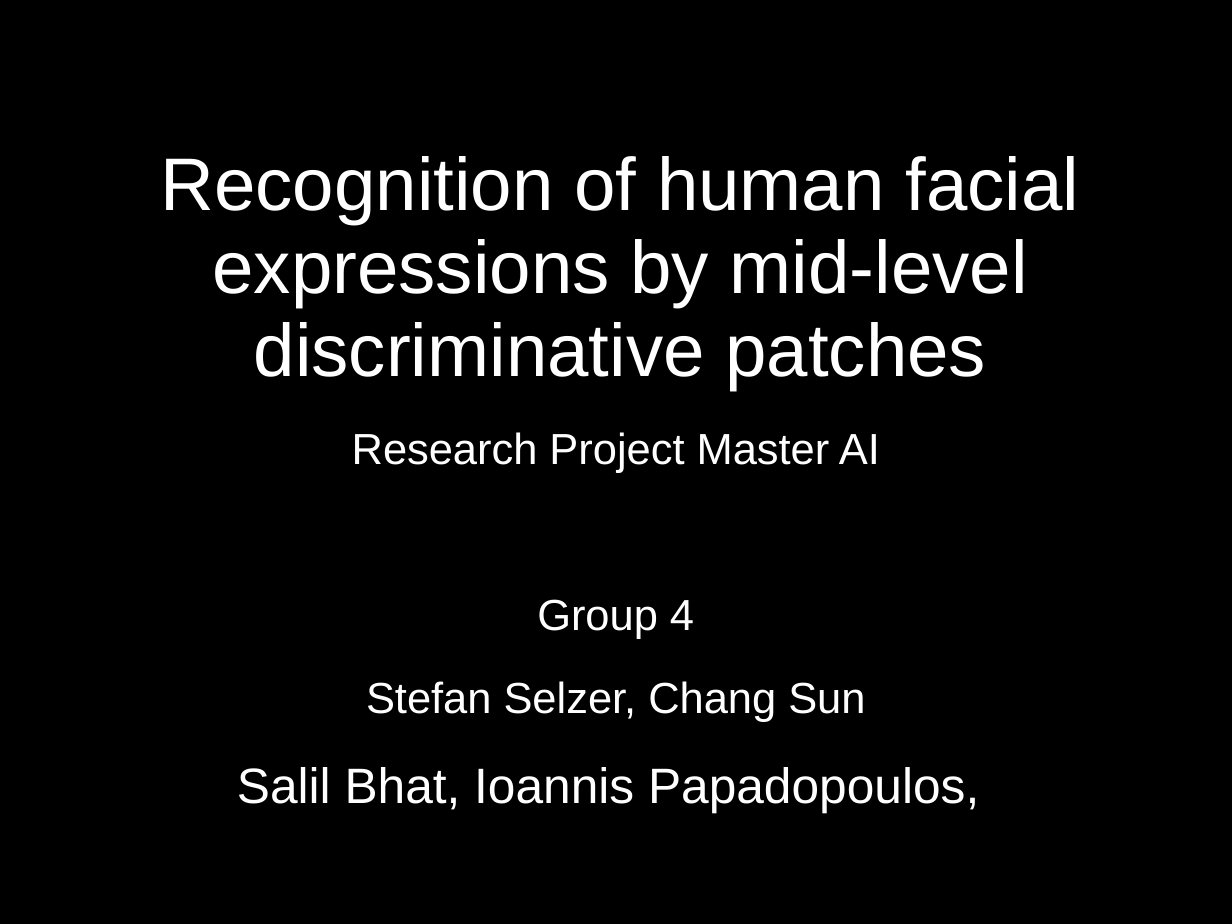
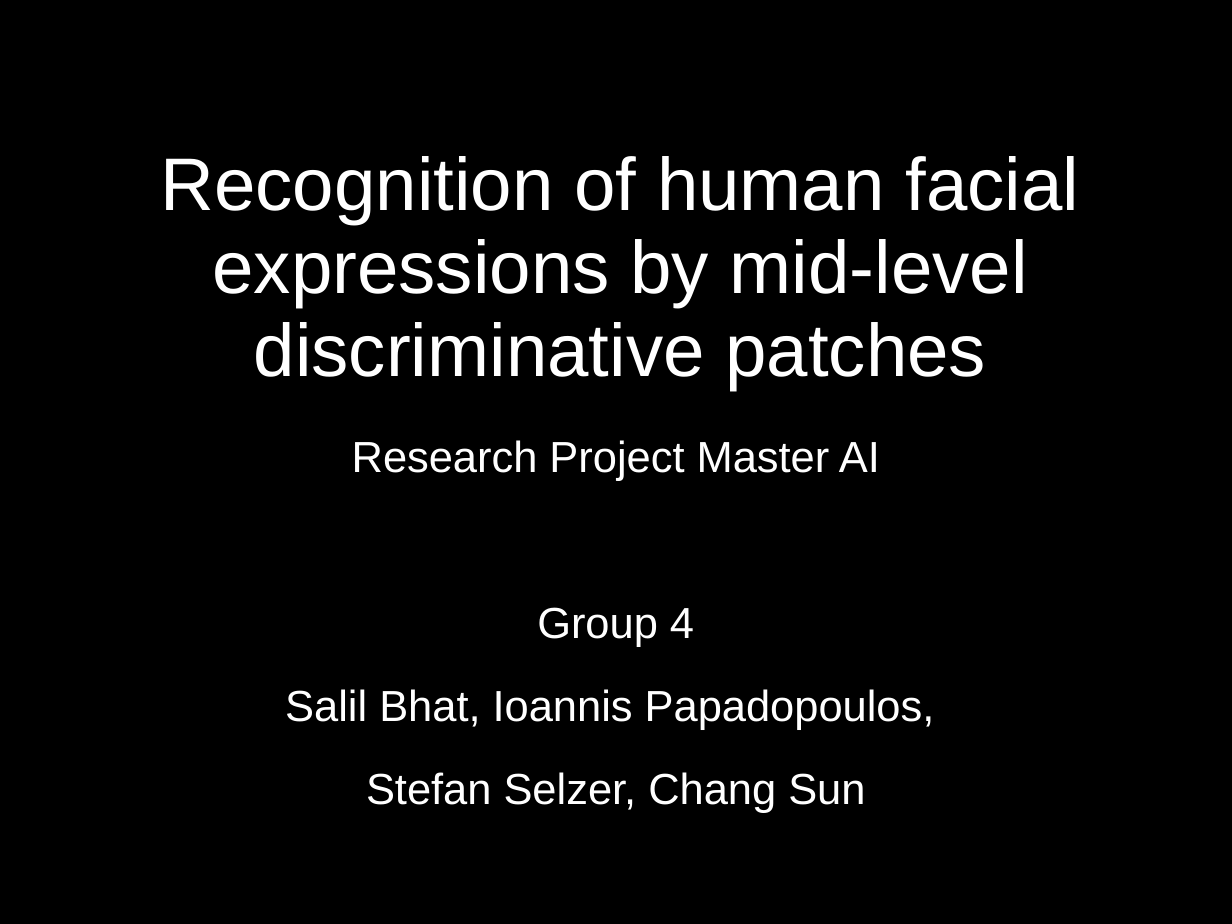
Before and after one commit to GiannisPapadopoulos/DiscriminativePatches, a slide deck: slide 1 of presentations/period3/MAI_Project1_Group4.ppt. Drawn at 1232x924 pixels with LibreOffice and Linux fonts; fonts in the diff are those of the drawing. Boxes give left, top, right and bottom in pixels: in the first picture for what was removed or moved away, otherwise in the second. Text is boxed around its words. In the diff, an @@ line names an element or a change of style, - is before the commit and + after.

```diff
--- a/presentations/period3/MAI_Project1_Group4.ppt
+++ b/presentations/period3/MAI_Project1_Group4.ppt
@@ subtitle at box(285, 689, 935, 730): paragraph added @@
+Salil Bhat, Ioannis Papadopoulos,
@@ subtitle at box(237, 767, 979, 813): paragraph removed @@
-Salil Bhat, Ioannis Papadopoulos,
```
Also in this commit, not shown: 10 other slides changed, 7 slides added.
